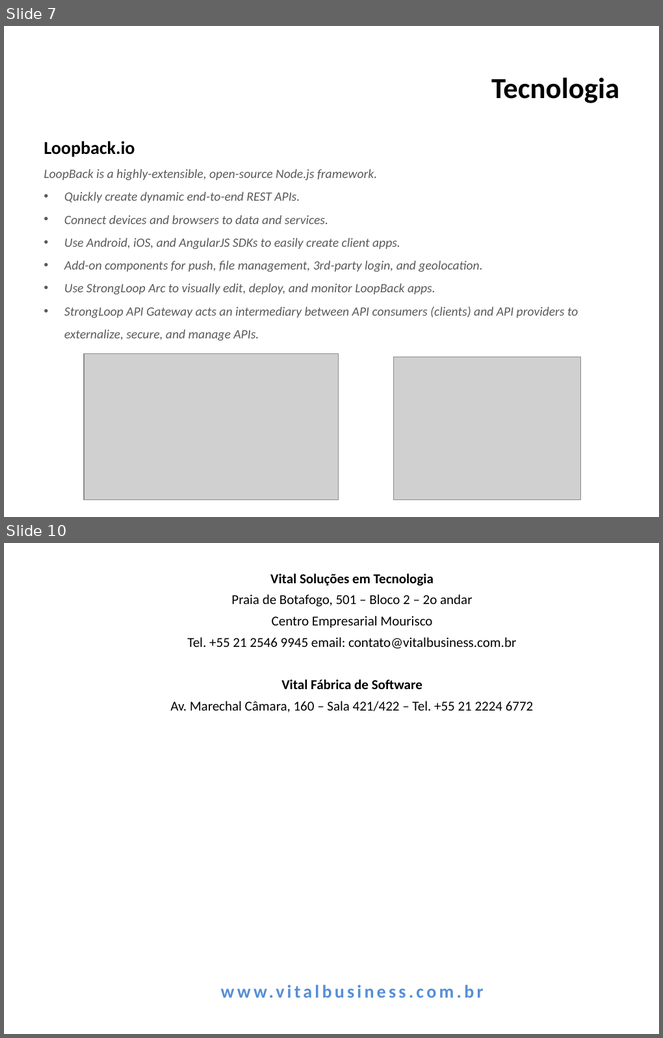
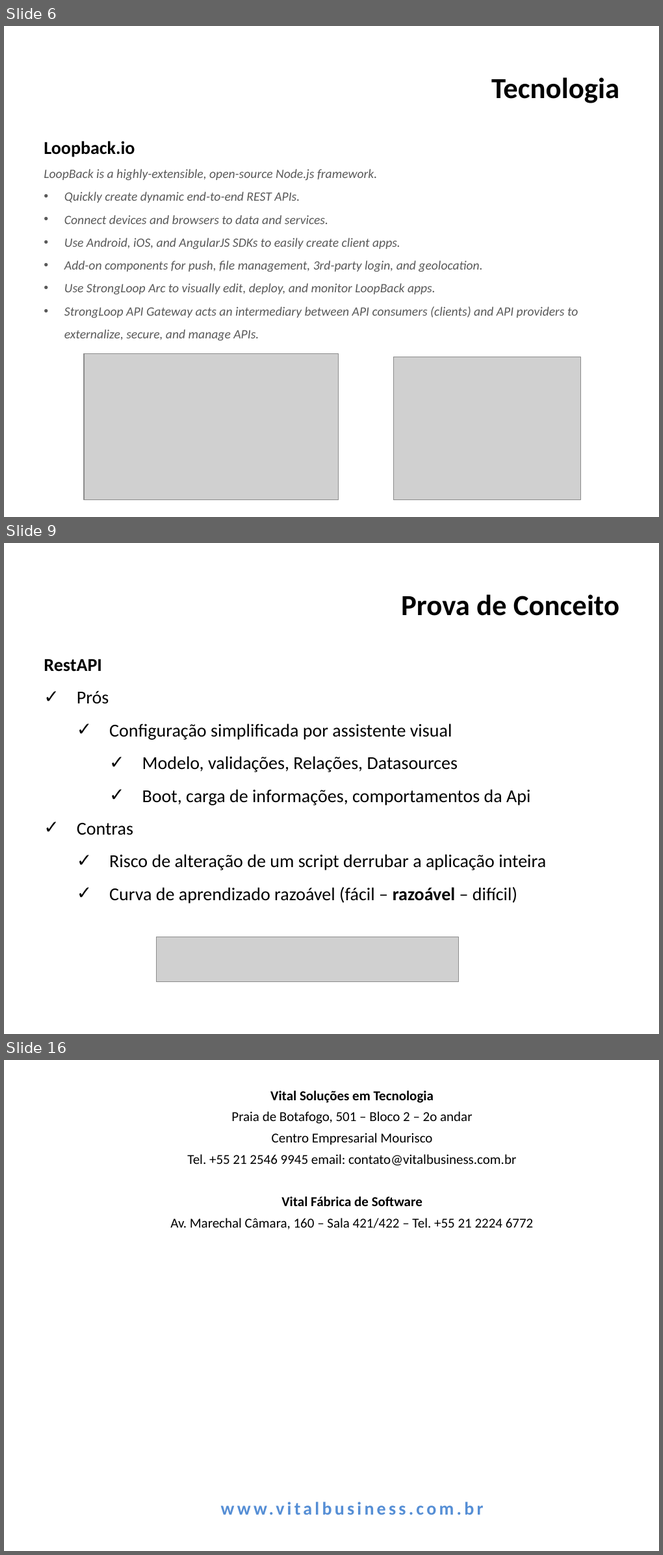
Before and after one commit to felcerreia/LoopbackRestApiTests, a slide deck: slides/POC-StrongLoop.pptx. Shown one above the other, each under a label of ours: slides 7 and 10 before the commit, slides 6, 9 and 16 after it; the slides between them are not shown. The pictures are 663x1038 and 663x1555 pixels, drawn with LibreOffice and Linux fonts; fonts in the diff are those of the drawing; grey boxes stand for pictures; background and template pictures are left out. Boxes give left, top, right and bottom in pixels: in the first picture for what was removed or moved away, otherwise in the second. Text is boxed around its words. In the diff, an @@ line names an element or a change of style, - is before the commit and + after.

```diff
--- a/slides/POC-StrongLoop.pptx
+++ b/slides/POC-StrongLoop.pptx
@@ slide 9 added at [4, 543, 659, 1034], background picture (left out) @@
@@ title added at [401, 594, 620, 616], 32 pt, text #000000, bold @@
+Prova de Conceito
@@ text added at [44, 659, 546, 904], 20 pt, text #000000 @@
+RestAPI
+✓ Prós
+  ✓ Configuração simplificada por assistente visual
+    ✓ Modelo, validações, Relações, Datasources
+    ✓ Boot, carga de informações, comportamentos da Api
+✓ Contras
+  ✓ Risco de alteração de um script derrubar a aplicação inteira
+  ✓ Curva de aprendizado razoável (fácil – razoável – difícil)
@@ picture added at [156, 937, 458, 982] @@
@@ what was slide 7 is now slide 6 @@
@@ what was slide 10 is now slide 16 @@
```
Also in this commit, not shown: 4 slides changed, 7 other slides added, 2 slides removed, 1 other file.
